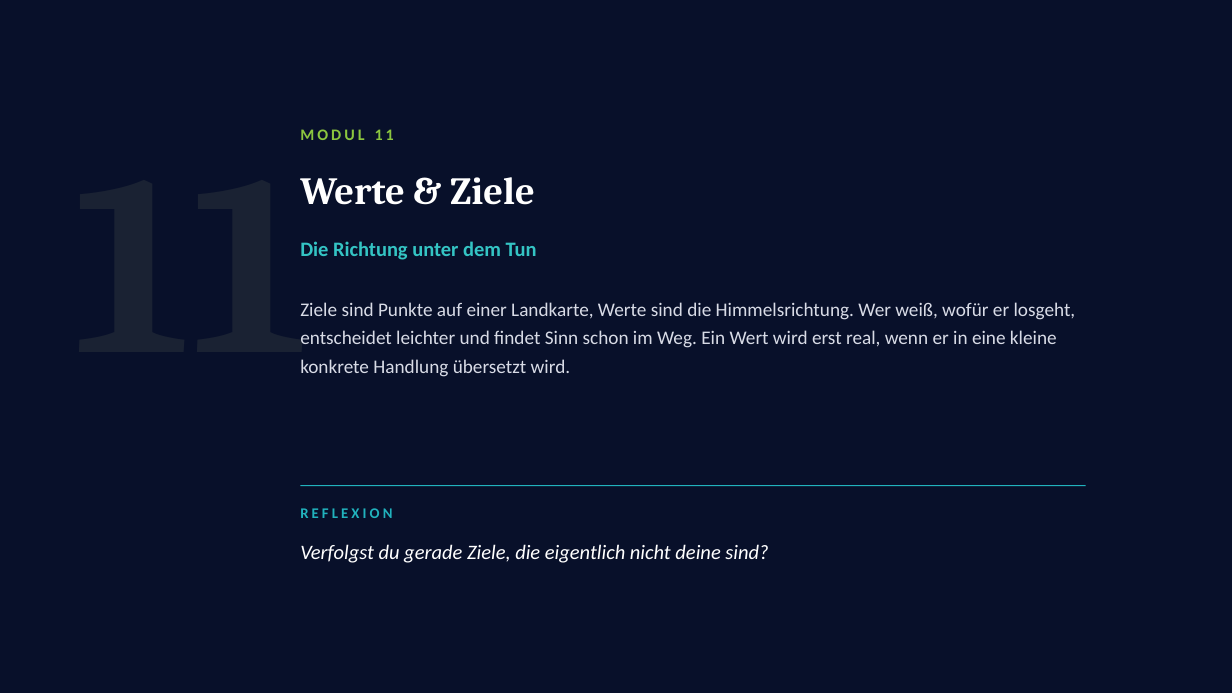
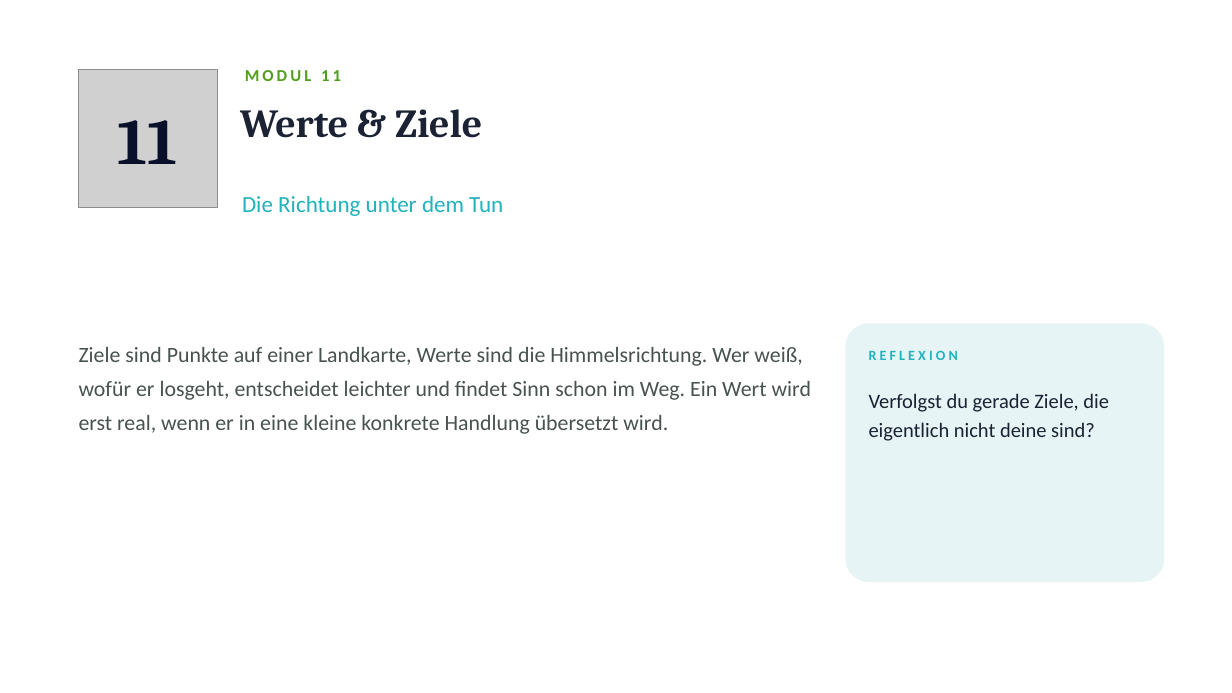
Before and after one commit to Heiko888/werdemeisterdeinergedanken, a slide deck: slide 18 of content/vorlagen/workshop/WMDG-Workshop-Deinen-Kopf-durchdenken.pptx. Drawn at 1232x693 pixels with LibreOffice and Linux fonts; fonts in the diff are those of the drawing; grey boxes stand for pictures. Boxes give left, top, right and bottom in pixels: in the first picture for what was removed or moved away, otherwise in the second. Text is boxed around its words. In the diff, an @@ line names an element or a change of style, - is before the commit and + after.

```diff
--- a/content/vorlagen/workshop/WMDG-Workshop-Deinen-Kopf-durchdenken.pptx
+++ b/content/vorlagen/workshop/WMDG-Workshop-Deinen-Kopf-durchdenken.pptx
@@ background #08102A to #FFFFFF @@
@@ text "11" at (x1=118, y1=120, x2=178, y2=164): vertical alignment top to middle @@
@@ picture added at (x1=79, y1=69, x2=217, y2=208) @@
@@ text at (x1=245, y1=70, x2=341, y2=81): text changed; size 200 to 13 pt; font Cambria to Calibri; text colour #1A2233 to #4F9E1C @@
-11
+MODUL 11
@@ text "MODUL 11" at (x1=245, y1=70, x2=341, y2=81): vertical alignment middle to top @@
@@ text "Werte & Ziele" moved from (x1=300, y1=177, x2=535, y2=205) to (x1=240, y1=109, x2=482, y2=138) @@
@@ text "Werte & Ziele" at (x1=240, y1=109, x2=482, y2=138): size 30 to 31 pt, text colour #FFFFFF to #1A2233; line spacing 1 to 1.02 @@
@@ text at (x1=118, y1=120, x2=178, y2=164): text changed; size 12.5 to 51 pt; font Calibri to Cambria; text colour #8CC63F to #08102A @@
-MODUL 11
+11
@@ text "Die Richtung unter dem Tun" moved from (x1=300, y1=241, x2=537, y2=260) to (x1=242, y1=196, x2=503, y2=216) @@
@@ text "Die Richtung unter dem Tun" at (x1=242, y1=196, x2=503, y2=216): size 16 to 18 pt, text colour #34C4C4 to #21B2BD, bold off @@
@@ rounded rectangle added at (x1=846, y1=323, x2=1165, y2=582), fill #E7F4F5 @@
@@ text "Ziele sind Punkte auf einer ..." moved from (x1=300, y1=302, x2=1076, y2=377) to (x1=79, y1=347, x2=811, y2=434) @@
@@ text "Ziele sind Punkte auf einer ..." at (x1=79, y1=347, x2=811, y2=434): size 15 to 17 pt, text colour #D8DBE6 to #48524E; line spacing 1.25 to 1.3 @@
@@ text "REFLEXION" moved from (x1=300, y1=508, x2=392, y2=518) to (x1=869, y1=350, x2=958, y2=360) @@
@@ text "REFLEXION" at (x1=869, y1=350, x2=958, y2=360): size 11.5 to 11 pt @@
@@ text "Verfolgst du gerade Ziele, die ..." moved from (x1=300, y1=544, x2=768, y2=563) to (x1=869, y1=393, x2=1109, y2=441) @@
@@ text "Verfolgst du gerade Ziele, die ..." at (x1=869, y1=393, x2=1109, y2=441): text colour #FFFFFF to #1A2233, italic off; line spacing 1.12 to 1.18 @@
@@ rectangle removed at (x1=300, y1=485, x2=1086, y2=486) @@
```
Also in this commit, not shown: 20 other slides changed, 25 other files.
